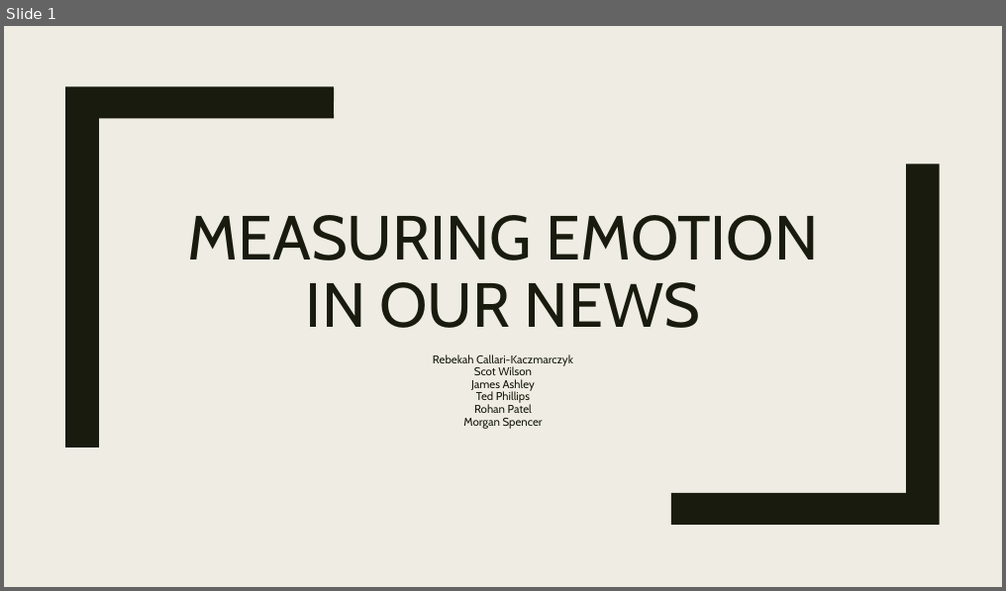
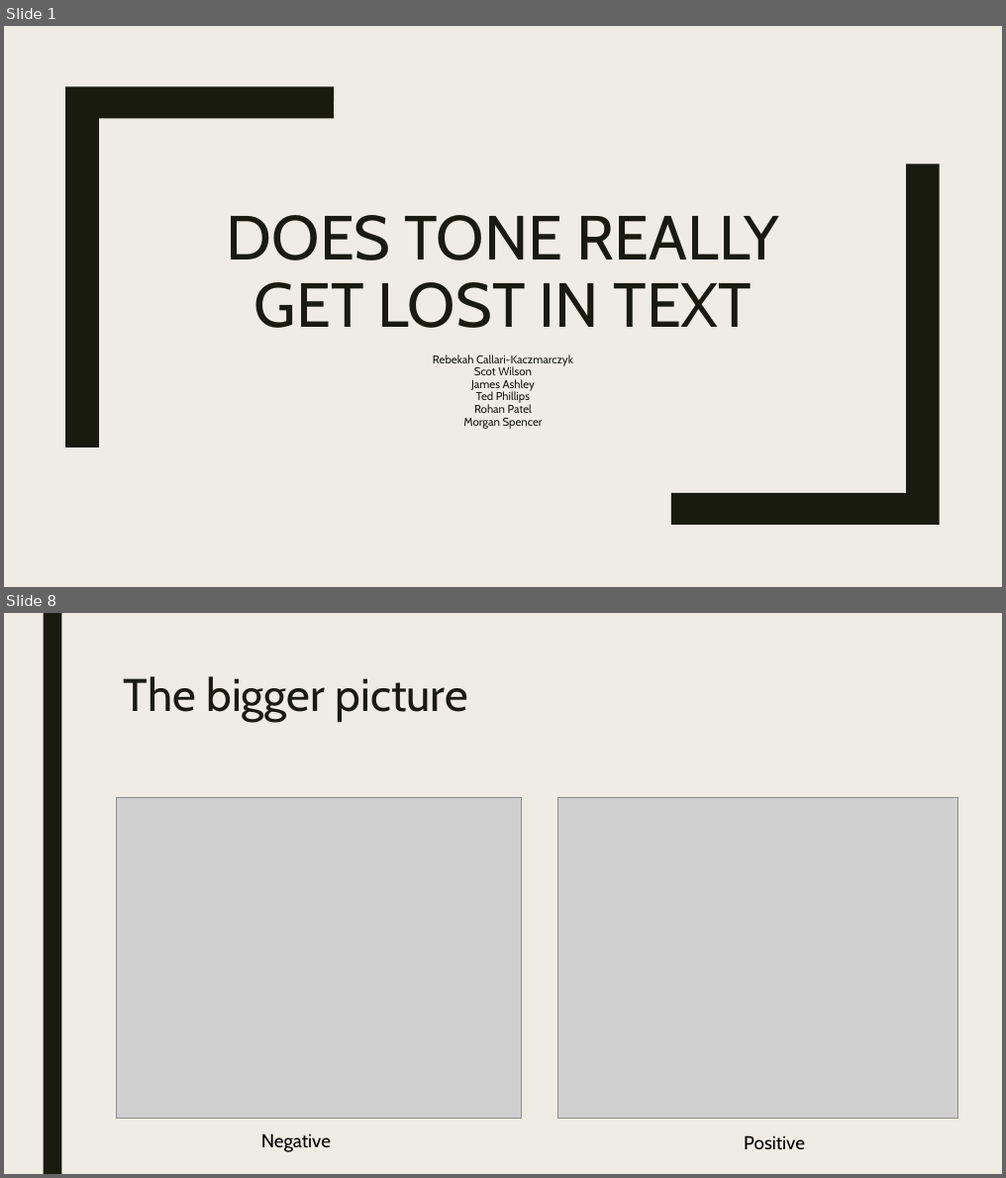
Before and after one commit to James-Ashley/sentiment_analysis, a slide deck: Group_project_deck.pptx. Shown one above the other, each under a label of ours: slide 1 before the commit, slides 1 and 8 after it; the slides between them are not shown. The pictures are 1006x591 and 1006x1178 pixels, drawn with LibreOffice and Linux fonts; fonts in the diff are those of the drawing; grey boxes stand for pictures; background and template pictures are left out. Boxes give left, top, right and bottom in pixels: in the first picture for what was removed or moved away, otherwise in the second. Text is boxed around its words. In the diff, an @@ line names an element or a change of style, - is before the commit and + after.

```diff
--- a/Group_project_deck.pptx
+++ b/Group_project_deck.pptx
@@ slide 8 added at (x1=4, y1=613, x2=1002, y2=1174), background #EFEDE3 @@
@@ rectangle added at (x1=43, y1=613, x2=61, y2=1174), fill #191B0E @@
@@ title added at (x1=124, y1=676, x2=468, y2=722), 44 pt, text #191B0E @@
+The bigger picture
@@ picture added at (x1=116, y1=798, x2=522, y2=1118) @@
@@ picture added at (x1=558, y1=798, x2=957, y2=1118) @@
@@ text added at (x1=261, y1=1134, x2=331, y2=1153), 18 pt, text #000000 @@
+Negative
@@ text added at (x1=744, y1=1136, x2=805, y2=1151), 18 pt, text #000000 @@
+Positive
@@ slide 1 changed as well @@
@@ rectangle added at (x1=4, y1=26, x2=1002, y2=586), fill #EFEDE3 at 92% opacity @@
@@ title at (x1=227, y1=215, x2=779, y2=328): text changed @@
-MEASURING EMOTION IN OUR NEWS
+DOES TONE REALLY GET LOST IN TEXT
```
Also in this commit, not shown: 3 other slides changed, 7 other slides added, 5 slides removed.
